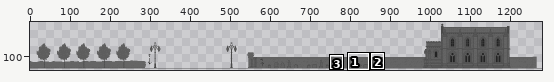
Pixel-art file, stored at assets/lvl1.ase. Above, an overview of the earlier version with the close-up marked.
Close-up. Old version:
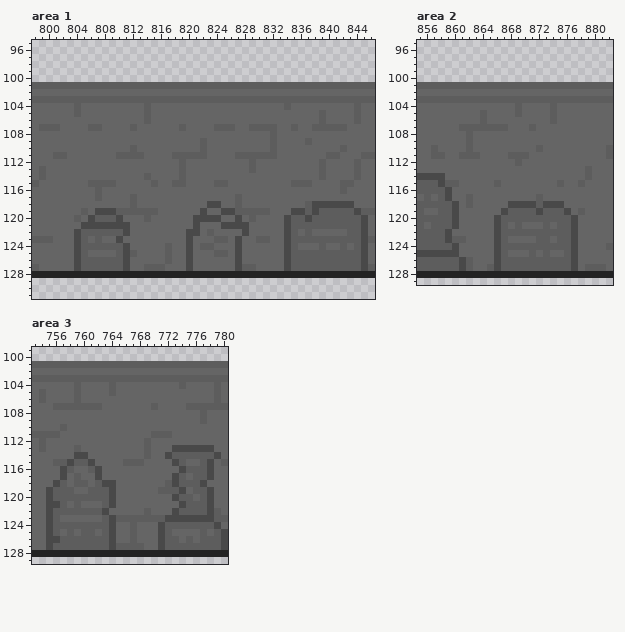
1280x144 pixels, 1 frame. Shown: area 1: x 798..846, y 95..131; area 2: x 855..882, y 95..129; area 3: x 753..780, y 99..129. The wide view leaves out empty margins. The commit also changed other parts of the picture, which this record leaves out.
The same view after the edit:
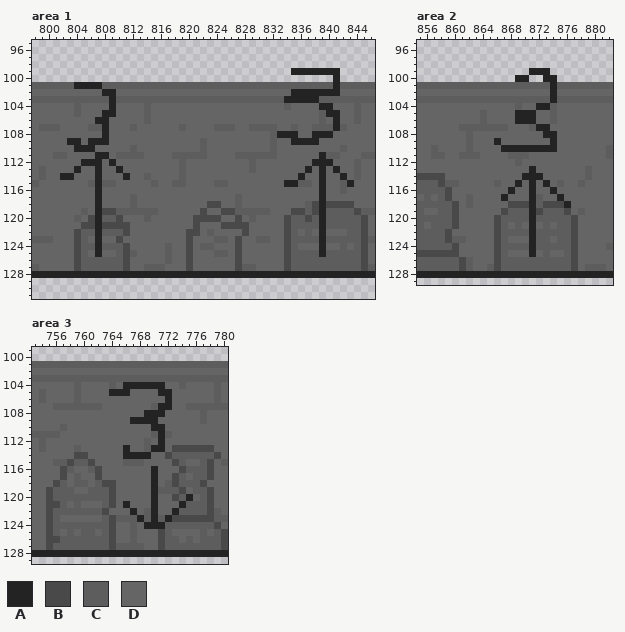
Palette (. is transparent): A #232323  B #494949  C #5d5d5d  D #656565
The author wrote: Annotate spawn positions
Diff:
Area 1, layer "Spawn Notes":
y 99: x 835..841 ....... -> AAAAAAA
y 100: x 841 . -> A
y 101: x 804..807 CCCC -> AAAA; x 841 C -> A
y 102: x 808..809 DD -> AA; x 835..841 DDDDDDD -> AAAAAAA
y 103: x 809 C -> A; x 834..838 CCCCC -> AAAAA
y 104: x 809 D -> A; x 839..840 DD -> AA
y 105: x 808..809 DD -> AA; x 840..841 DD -> AA
y 106: x 807..808 DD -> AA; x 841 D -> A
y 107: x 808 D -> A; x 841 C -> A
y 108: x 808 D -> A; x 833..835 DDD -> AAA; x 838..840 DDD -> AAA
y 109: x 803..804 DD -> AA; x 806..808 DDD -> AAA; x 835..838 DDCD -> AAAA
y 110: x 804..806 DDD -> AAA
y 111: x 807..808 DD -> AA; x 839 D -> A
y 112: x 805..807 DDD -> AAA; x 809 D -> A; x 838..840 DCD -> AAA
y 113: x 804 D -> A; x 807 D -> A; x 810 D -> A; x 837 D -> A; x 839 C -> A; x 841 D -> A
y 114: x 802..803 DD -> AA; x 807 D -> A; x 811 D -> A; x 836 D -> A; x 839 C -> A; x 842 D -> A
y 115: x 807 C -> A; x 834..835 DC -> AA; x 839 D -> A; x 843 C -> A
y 116..117: x 807 C -> A; x 839 D -> A
y 118: x 807 D -> A; x 839 B -> A
y 119: x 807 B -> A; x 839 C -> A
y 120: x 807 C -> A; x 839 C -> A
y 121: x 807 B -> A; x 839 C -> A
y 122: x 807 C -> A; x 839 D -> A
y 123..124: x 807 C -> A; x 839 C -> A
y 125: x 807 D -> A; x 839 C -> A
Area 2, layer "Spawn Notes":
y 99: x 871..873 ... -> AAA
y 100: x 869..870 .. -> AA; x 873..874 .. -> AA
y 101: x 874 C -> A
y 102: x 874 D -> A
y 103: x 874 C -> A
y 104: x 872..873 DD -> AA
y 105: x 869..871 CDD -> AAA
y 106: x 869..871 DDD -> AAA
y 107: x 872..873 DD -> AA
y 108: x 873..874 DD -> AA
y 109: x 866 D -> A; x 874 D -> A
y 110: x 867..874 DDDDDCDD -> AAAAAAAA
y 113: x 871 D -> A
y 114: x 870..872 DDD -> AAA
y 115: x 869 D -> A; x 871 D -> A; x 873 D -> A
y 116: x 868 D -> A; x 871 D -> A; x 874 D -> A
y 117: x 867 D -> A; x 871 D -> A; x 875 D -> A
y 118: x 871 B -> A; x 876 D -> A
y 119..120: x 871 C -> A
y 121: x 871 D -> A
y 122: x 871 C -> A
y 123: x 871 D -> A
y 124..125: x 871 C -> A
Area 3, layer "Spawn Notes":
y 104: x 766..771 DDDDDD -> AAAAAA
y 105: x 764..766 CDD -> AAA; x 771..772 DD -> AA
y 106: x 772 D -> A
y 107: x 771..772 DD -> AA
y 108: x 769..771 DDD -> AAA
y 109: x 767..770 DDDD -> AAAA
y 110: x 770..771 DD -> AA
y 111: x 771 C -> A
y 112: x 771 D -> A
y 113: x 766 D -> A; x 770..771 DD -> AA
y 114: x 766..769 DDDC -> AAAA
y 116..119: x 770 D -> A
y 120: x 770 D -> A; x 775 C -> A
y 121: x 766 D -> A; x 770 D -> A; x 774 B -> A
y 122: x 767 D -> A; x 770 D -> A; x 773 B -> A
y 123: x 768 C -> A; x 770 C -> A; x 772 B -> A
y 124: x 769..771 DDB -> AAA
Where, in picture pixels (left, top, right, bottom), the same in both close-ups:
changed: (277, 68, 354, 257)
changed: (60, 82, 130, 257)
changed: (494, 68, 571, 257)
changed: (109, 382, 193, 529)
